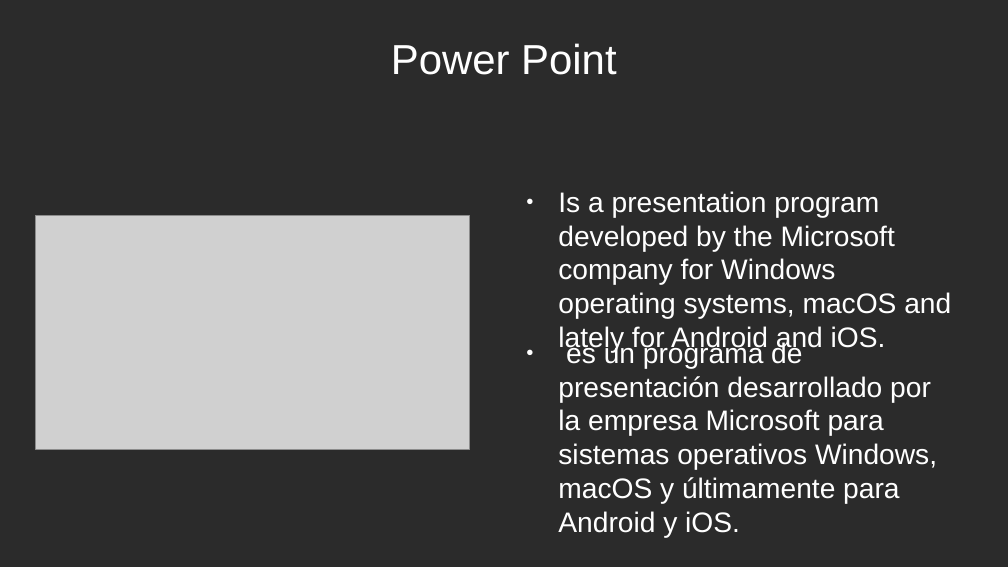
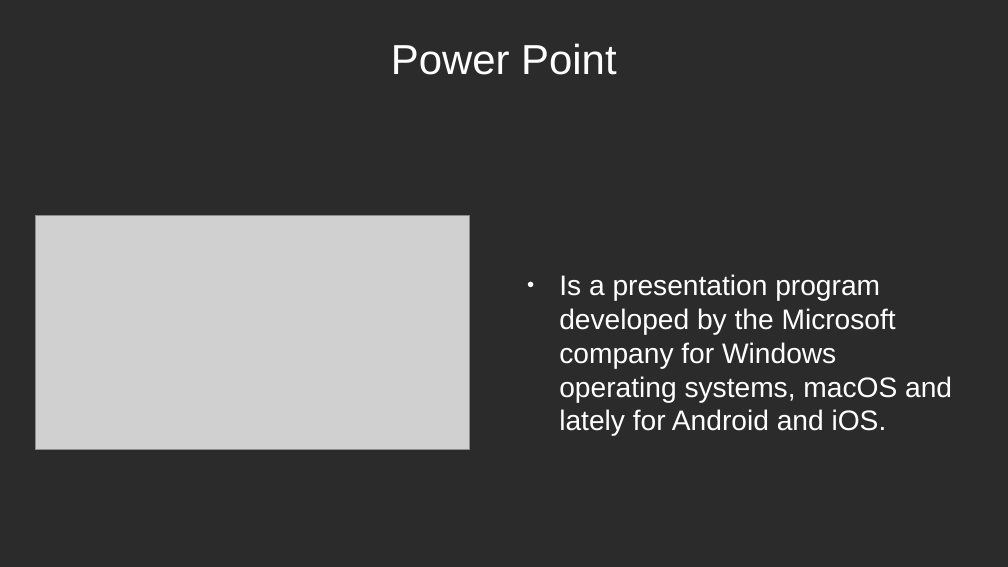
Before and after one commit to sergiomunozvillullas/inglesYempresa, a slide deck: slide 5 of ingles/ingles/presentacionINgles.odp. Drawn at 1008x567 pixels with LibreOffice and Linux fonts; fonts in the diff are those of the drawing; grey boxes stand for pictures; background and template pictures are left out; a plain dark background stands for a picture behind light text. Boxes give left, top, right and bottom in pixels: in the first picture for what was removed or moved away, otherwise in the second. Text is boxed around its words. In the diff, an @@ line names an element or a change of style, - is before the commit and + after.

```diff
--- a/ingles/ingles/presentacionINgles.odp
+++ b/ingles/ingles/presentacionINgles.odp
@@ text "Is a presentation program developed ...": place and size @@
-text "Is a presentation program developed ..." at (558,191,951,352)
+text "Is a presentation program developed ..." at (559,274,952,435)
@@ text removed at (558,341,937,533) @@
-● es un programa de presentación desarrollado por la empresa Microsoft para sistemas operativos Windows, macOS y últimamente para Android y iOS.
```
Also in this commit, not shown: 3 other slides changed, 2 slides added, 2 slides removed, 1 other file.
